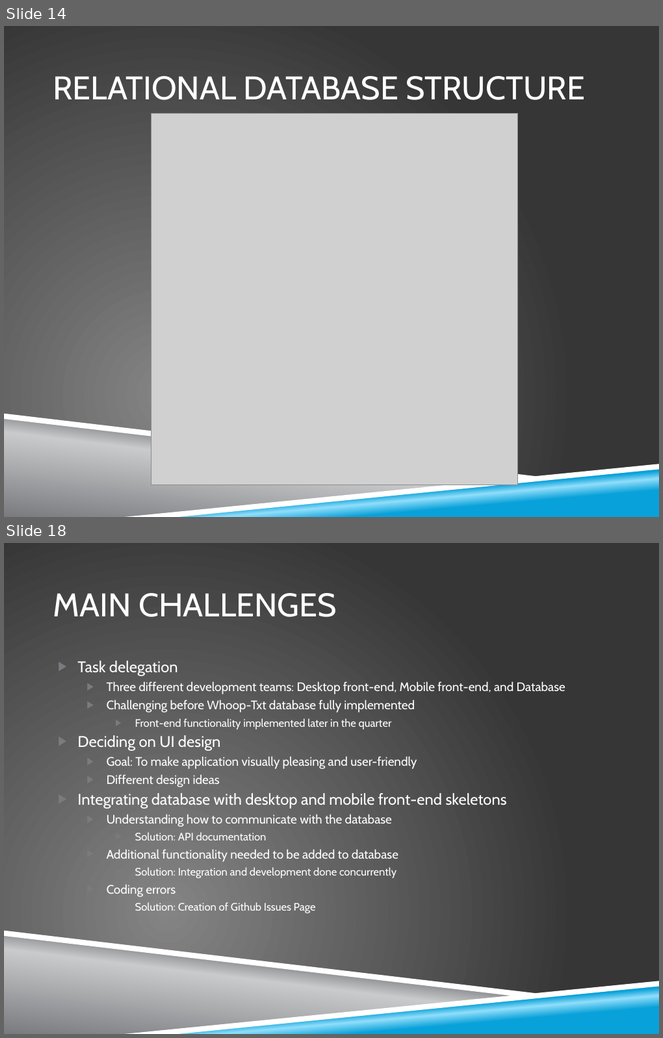
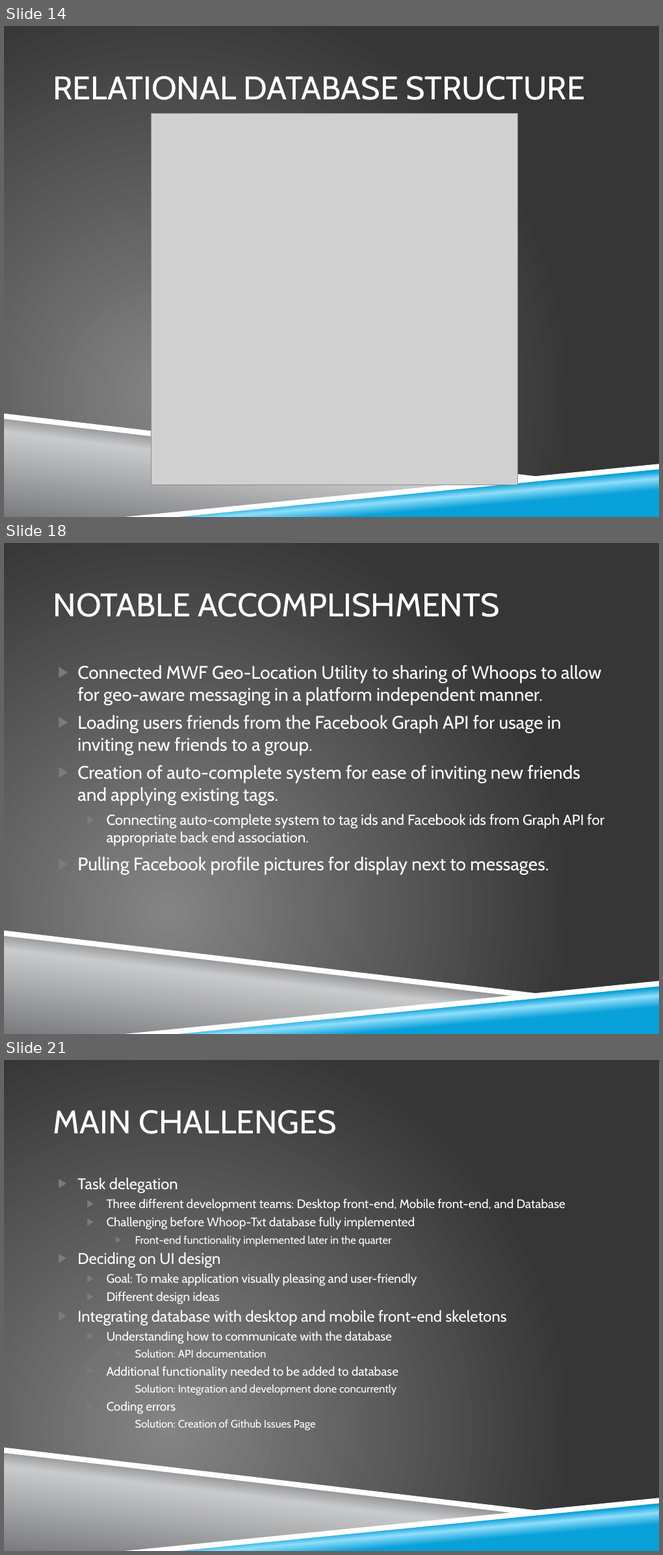
Before and after one commit to zkhalapyan/whoop-txt, a slide deck: doc/final_presentation.pptx. Shown one above the other, each under a label of ours: slides 14 and 18 before the commit, slides 14, 18 and 21 after it; the slides between them are not shown. The pictures are 663x1038 and 663x1555 pixels, drawn with LibreOffice and Linux fonts; fonts in the diff are those of the drawing; grey boxes stand for pictures; background and template pictures are left out. Boxes give left, top, right and bottom in pixels: in the first picture for what was removed or moved away, otherwise in the second. Text is boxed around its words. In the diff, an @@ line names an element or a change of style, - is before the commit and + after.

```diff
--- a/doc/final_presentation.pptx
+++ b/doc/final_presentation.pptx
@@ slide 18 added at (4,543,659,1034), background picture (left out); not listed: 4 template elements that a slide beside it also shows @@
@@ title added at (53,593,499,617), 36 pt, text #FFFFFF @@
+NOTABLE ACCOMPLISHMENTS
@@ text added at (77,665,605,875), 20 pt, text #FFFFFF @@
+▶ Connected MWF Geo-Location Utility to sharing of Whoops to allow for geo-aware messaging in a platform independent manner.
+▶ Loading users friends from the Facebook Graph API for usage in inviting new friends to a group.
+▶ Creation of auto-complete system for ease of inviting new friends and applying existing tags.
+  ▶ Connecting auto-complete system to tag ids and Facebook ids from Graph API for appropriate back end association.
+▶ Pulling Facebook profile pictures for display next to messages.
@@ what was slide 18 is now slide 21 @@
```
Also in this commit, not shown: 10 slides changed, 2 other slides added.
